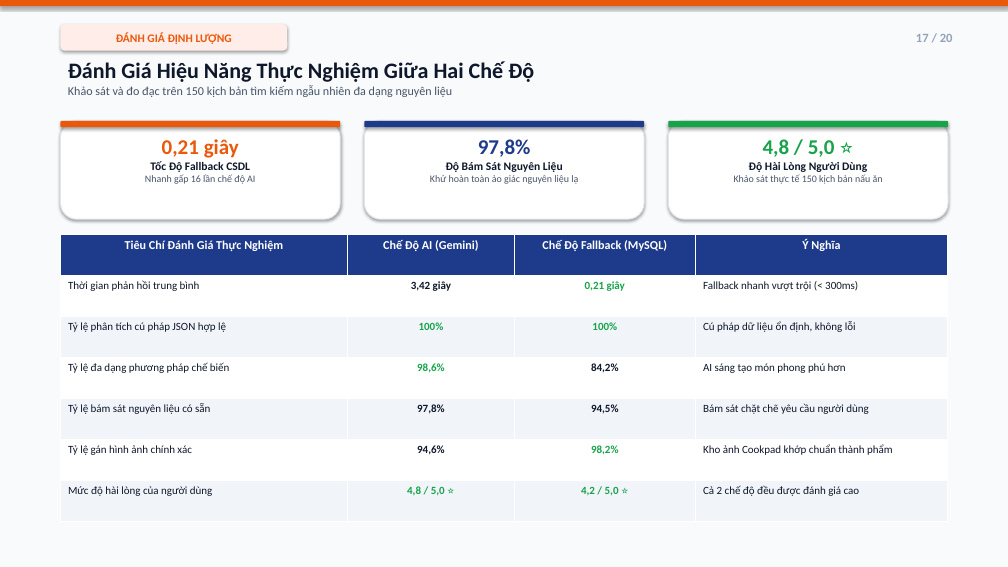
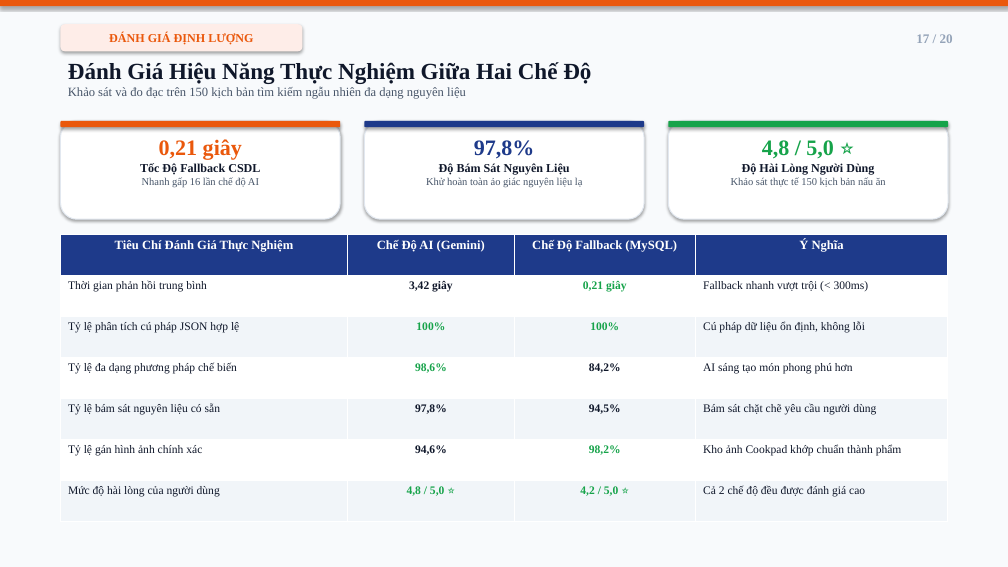
Before and after one commit to T-glonk/DoAnTriTueNhanTao, a slide deck: slide 17 of FoodAI_Slide_Thuyet_Trinh_20_Slides.pptx. Drawn at 1008x567 pixels with LibreOffice and Linux fonts; fonts in the diff are those of the drawing. Boxes give left, top, right and bottom in pixels: in the first picture for what was removed or moved away, otherwise in the second. Text is boxed around its words. In the diff, an @@ line names an element or a change of style, - is before the commit and + after.

```diff
--- a/FoodAI_Slide_Thuyet_Trinh_20_Slides.pptx
+++ b/FoodAI_Slide_Thuyet_Trinh_20_Slides.pptx
@@ rounded rectangle "ĐÁNH GIÁ ĐỊNH LƯỢNG": place and size @@
-rounded rectangle "ĐÁNH GIÁ ĐỊNH LƯỢNG" at [60,24,287,51]
+rounded rectangle "ĐÁNH GIÁ ĐỊNH LƯỢNG" at [60,24,302,51]
@@ rounded rectangle "ĐÁNH GIÁ ĐỊNH LƯỢNG" at [60,24,302,51]: size 11 to 11.5 pt, font Calibri to Times New Roman @@
@@ text "17 / 20" at [916,34,953,43]: size 12 to 12.5 pt, font Calibri to Times New Roman @@
@@ text "Đánh Giá Hiệu Năng Thực ..." at [68,62,591,99]: size 21 to 22 pt in "Đánh Giá Hiệu Năng Thực Nghiệm Giữa ..."; font Calibri to Times New Roman; size 11.5 to 12 pt in "Khảo sát và đo đạc trên 150 ..." @@
@@ text "0,21 giây" at [140,139,260,187]: size 20 to 21 pt in "0,21 giây"; font Calibri to Times New Roman; size 11 to 11.5 pt in "Tốc Độ Fallback CSDL"; size 9.5 to 10 pt in "Nhanh gấp 16 lần chế độ AI" @@
@@ text "97,8%" at [426,140,583,188]: size 20 to 21 pt in "97,8%"; font Calibri to Times New Roman; size 11 to 11.5 pt in "Độ Bám Sát Nguyên Liệu"; size 9.5 to 10 pt in "Khử hoàn toàn ảo giác nguyên liệu ..." @@
@@ text "4,8 / 5,0 ⭐" at [731,140,886,187]: size 20 to 21 pt in "4,8 / 5,0 ⭐"; font Calibri to Times New Roman; size 11 to 11.5 pt in "Độ Hài Lòng Người Dùng"; size 9.5 to 10 pt in "Khảo sát thực tế 150 kịch bản ..." @@
@@ table at [60,234,948,522] @@
@@ size 11.5 to 12 pt in "Tiêu Chí Đánh Giá Thực Nghiệm", "Chế Độ AI (Gemini)", "Chế Độ Fallback (MySQL)", "Ý Nghĩa" @@
@@ font Calibri to Times New Roman @@
@@ size 10.5 to 11 pt in "Thời gian phản hồi trung bình", "3,42 giây", "0,21 giây", "Fallback nhanh vượt trội (< 300ms)" and 20 more places @@
```
Also in this commit, not shown: 19 other slides changed, 1 other file.
